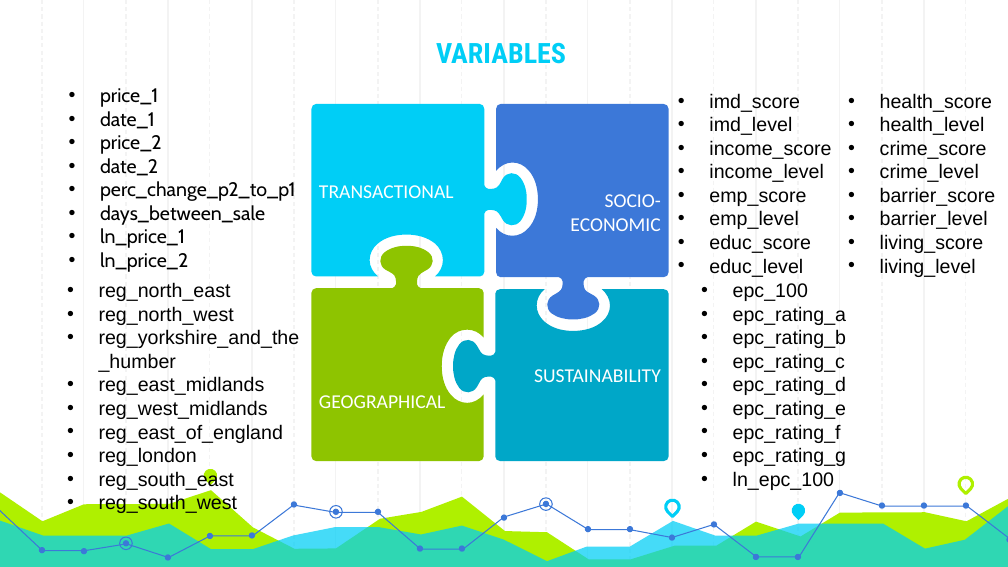
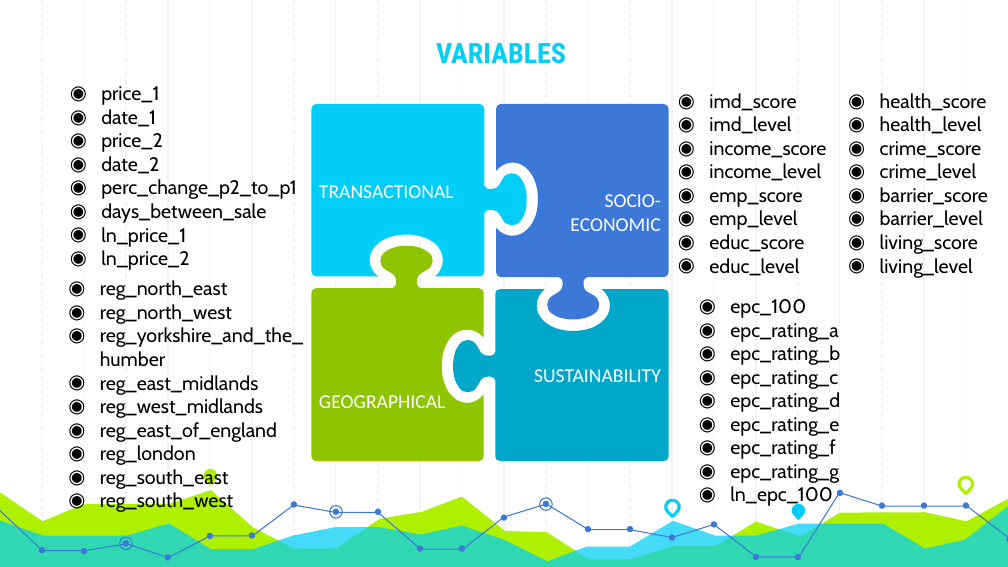
Before and after one commit to Sanchayan-Bhowal/Project-Energy-Economy, a slide deck: slide 5 of Project_ppt.pptx. Drawn at 1008x567 pixels with LibreOffice and Linux fonts; fonts in the diff are those of the drawing. Boxes give left, top, right and bottom in pixels: in the first picture for what was removed or moved away, otherwise in the second. Text is boxed around its words. In the diff, an @@ line names an element or a change of style, - is before the commit and + after.

```diff
--- a/Project_ppt.pptx
+++ b/Project_ppt.pptx
@@ text "price_1" at <box>101,86,297,270</box>: bullet • to ◉ @@
@@ font Arial to Cabin; bullet • to ◉ in 3 elements at <box>709,93,988,278</box>, <box>100,280,303,512</box>, <box>730,299,840,507</box> @@
@@ text "epc_100": place and size @@
-text "epc_100" at <box>733,283,846,490</box>
+text "epc_100" at <box>730,299,840,507</box>
```
Also in this commit, not shown: 6 other slides changed, 2 slides added, 3 other files.
